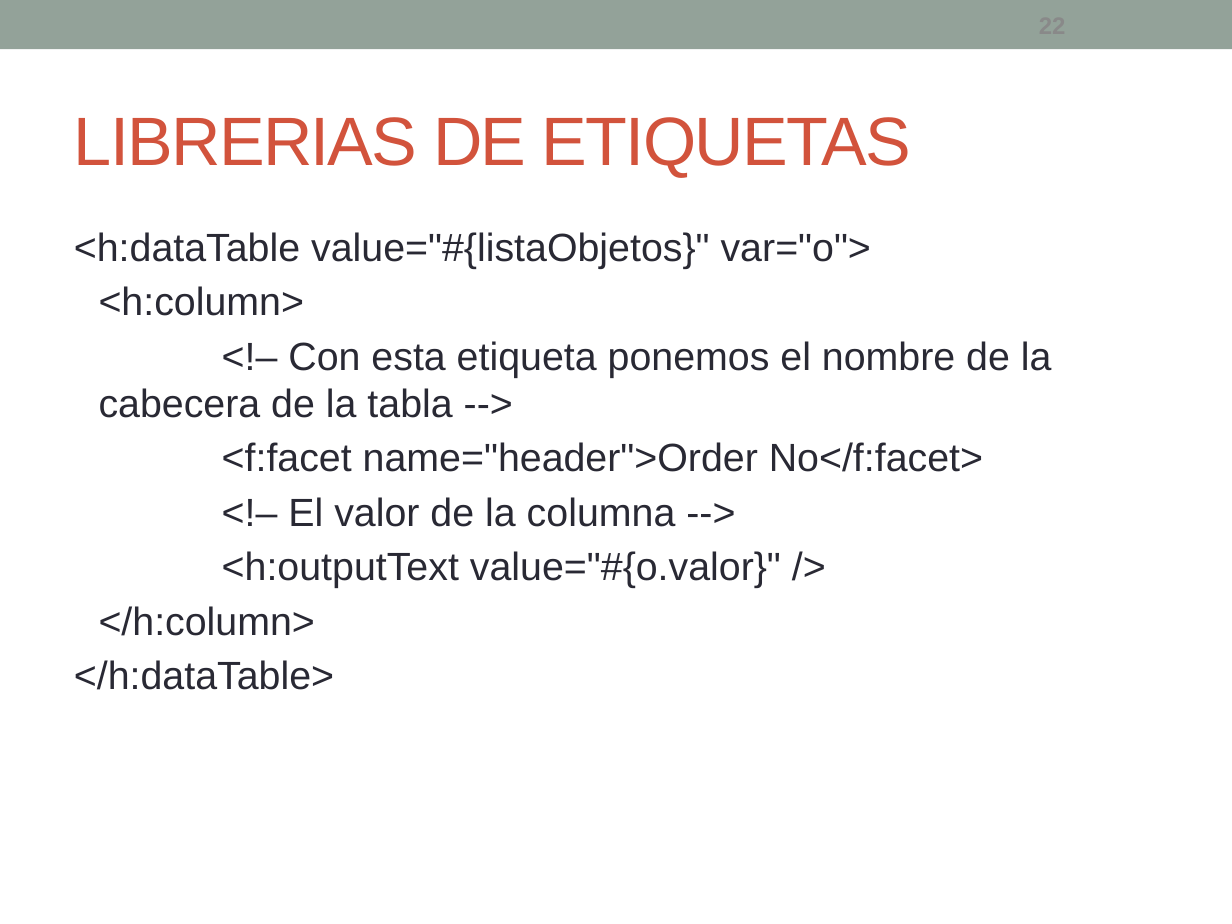
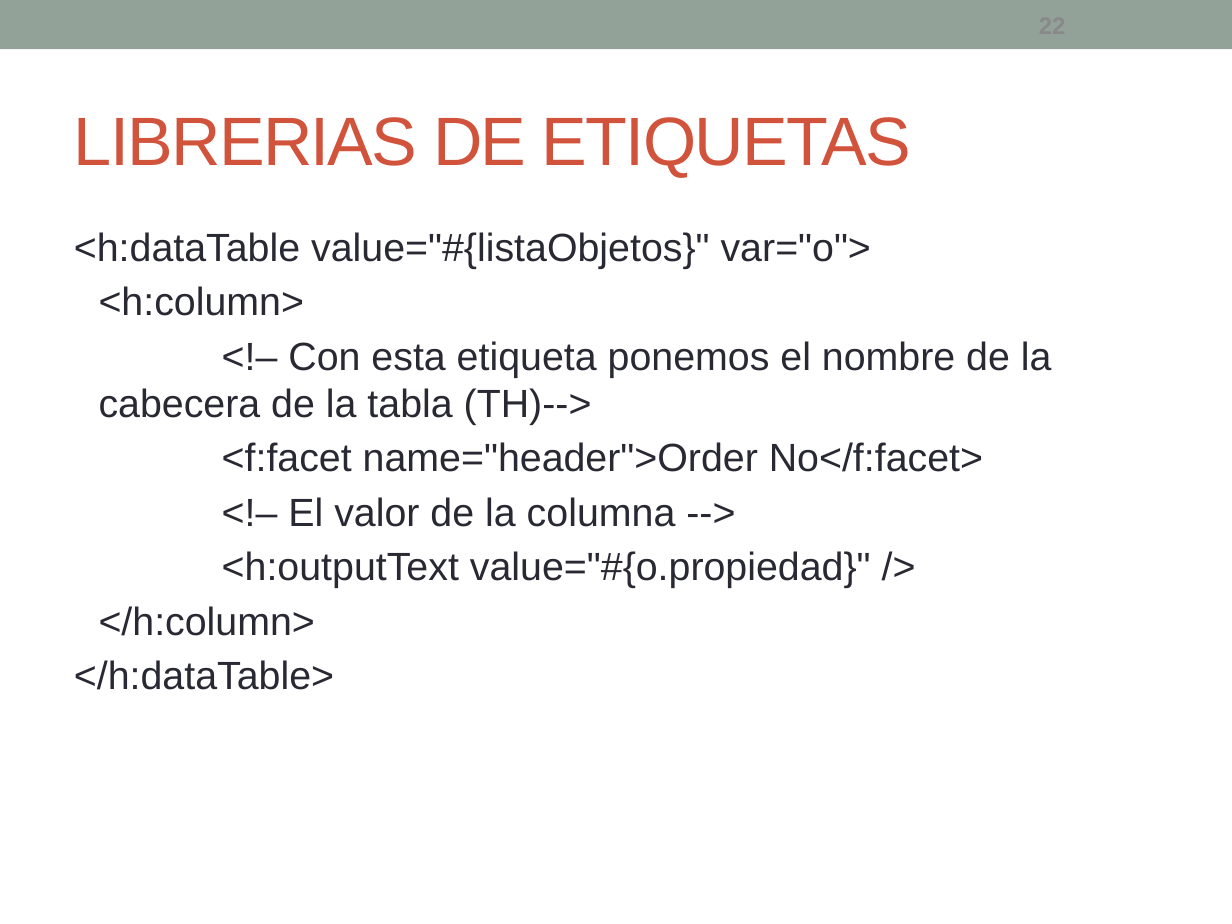
Before and after one commit to fdepablo/WsCursoJavaEE, a slide deck: slide 22 of _18_JSF/powerpoint/JSF - 2 - Vistas.pptx. Drawn at 1232x924 pixels with LibreOffice and Linux fonts; fonts in the diff are those of the drawing. Boxes give left, top, right and bottom in pixels: in the first picture for what was removed or moved away, otherwise in the second. Text is boxed around its words. In the diff, an @@ line names an element or a change of style, - is before the commit and + after.

```diff
--- a/_18_JSF/powerpoint/JSF - 2 - Vistas.pptx
+++ b/_18_JSF/powerpoint/JSF - 2 - Vistas.pptx
@@ text at [99,341,1052,425]: text changed @@
-<!– Con esta etiqueta ponemos el nombre de la cabecera de la tabla -->
+<!– Con esta etiqueta ponemos el nombre de la cabecera de la tabla (TH)-->
@@ text at [222,551,871,588]: text changed @@
-<h:outputText value="#{o.valor}" />
+<h:outputText value="#{o.propiedad}" />
```
Also in this commit, not shown: 5 other slides changed, 13 other files.
